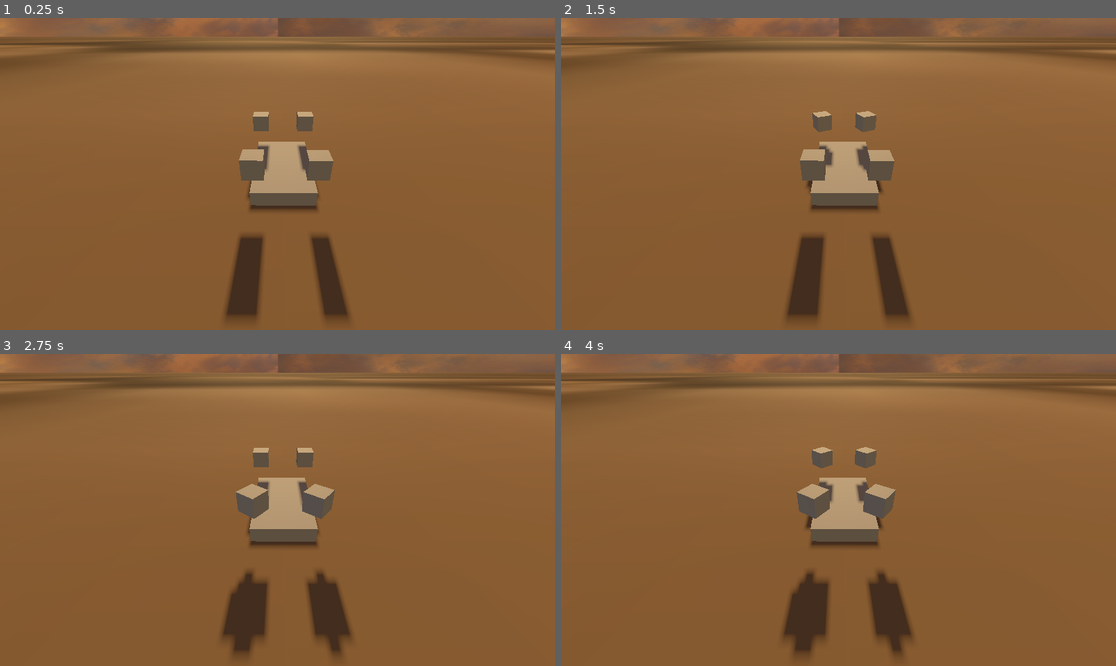
Above: before the commit, frames 1-4 (two rows, left to right).
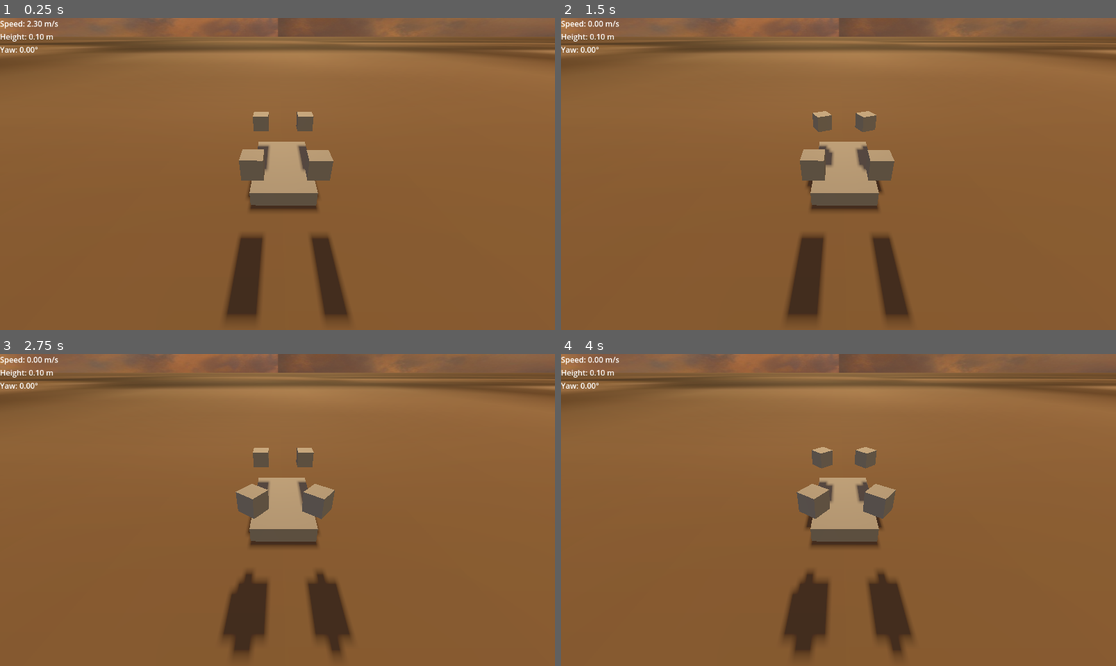
Above: after the commit, the same moments.

Repository: NuggetsWithTea/BeefyDrone
Game: Godot game, scene res://scenes/WindEnv.tscn
Two runs of this game, one before a commit and one after it. Both use one fixed random seed, a clock stepped at 60 frames per second and the inputs below.
Inputs:
- Up to frame 1 (0.25 s): no input
- Up to frame 2 (1.5 s): hold Up (forward) 0.53-1.28 s; tap Delete (stop) at 0.6, 1.35 s; tap Enter at 1.25 s; hold Down (backward) from 1.28 s (still down)
- Up to frame 3 (2.75 s): tap Space (up) at 2 s; release Down (backward) at 2.03 s; hold Up (forward) from 2.03 s (still down); tap Delete (stop) at 2.1 s
- Up to frame 4 (4 s): tap Delete (stop) at 2.85, 3.6 s; tap Enter at 3.5 s; release Up (forward) at 3.53 s; hold Down (backward) from 3.53 s (still down)

The runs differ from the first frame. In frame 1, 0.3% of the frame differs, in the area x 0-11%, y 0-12%; in frame 2, 0.3%; in frame 3, 0.3%; in frame 4, 0.3%.

Commit message:
GUI added

Diff:
--- a/project.godot
+++ b/project.godot
@@ -12,7 +12,7 @@
 
 config/name="WindEnv"
 run/main_scene="res://scenes/WindEnv.tscn"
-config/features=PackedStringArray("4.2", "Forward Plus")
+config/features=PackedStringArray("4.4", "Forward Plus")
 
 [filesystem]
 
@@ -22,42 +22,42 @@
 
 up={
 "deadzone": 0.5,
-"events": [Object(InputEventKey,"resource_local_to_scene":fa …(171 unchanged characters)… keycode":32,"key_label":0,"unicode":32,"echo":false,"script":null)
+"events": [Object(InputEventKey,"resource_local_to_scene":fa …(171 unchanged characters)… keycode":32,"key_label":0,"unicode":32,"location":0,"echo":false,"script":null)
 ]
 }
 down={
 "deadzone": 0.5,
-"events": [Object(InputEventKey,"resource_local_to_scene":fa …(175 unchanged characters)… ode":4194326,"key_label":0,"unicode":0,"echo":false,"script":null)
-, Object(InputEventKey,"resource_local_to_scene":false,"reso …(166 unchanged characters)… ode":4194328,"key_label":0,"unicode":0,"echo":false,"script":null)
+"events": [Object(InputEventKey,"resource_local_to_scene":fa …(175 unchanged characters)… ode":4194326,"key_label":0,"unicode":0,"location":0,"echo":false,"script":null)
+, Object(InputEventKey,"resource_local_to_scene":false,"reso …(166 unchanged characters)… ode":4194328,"key_label":0,"unicode":0,"location":0,"echo":false,"script":null)
 ]
 }
 left={
 "deadzone": 0.5,
-"events": [Object(InputEventKey,"resource_local_to_scene":fa …(175 unchanged characters)… ode":4194319,"key_label":0,"unicode":0,"echo":false,"script":null)
-, Object(InputEventKey,"resource_local_to_scene":false,"reso …(162 unchanged characters)… keycode":65,"key_label":0,"unicode":97,"echo":false,"script":null)
+"events": [Object(InputEventKey,"resource_local_to_scene":fa …(175 unchanged characters)… ode":4194319,"key_label":0,"unicode":0,"location":0,"echo":false,"script":null)
+, Object(InputEventKey,"resource_local_to_scene":false,"reso …(162 unchanged characters)… keycode":65,"key_label":0,"unicode":97,"location":0,"echo":false,"script":null)
 ]
 }
 right={
 "deadzone": 0.5,
-"events": [Object(InputEventKey,"resource_local_to_scene":fa …(175 unchanged characters)… ode":4194321,"key_label":0,"unicode":0,"echo":false,"script":null)
-, Object(InputEventKey,"resource_local_to_scene":false,"reso …(163 unchanged characters)… eycode":68,"key_label":0,"unicode":100,"echo":false,"script":null)
+"events": [Object(InputEventKey,"resource_local_to_scene":fa …(175 unchanged characters)… ode":4194321,"key_label":0,"unicode":0,"location":0,"echo":false,"script":null)
+, Object(InputEventKey,"resource_local_to_scene":false,"reso …(163 unchanged characters)… eycode":68,"key_label":0,"unicode":100,"location":0,"echo":false,"script":null)
 ]
 }
 forward={
 "deadzone": 0.5,
-"events": [Object(InputEventKey,"resource_local_to_scene":fa …(175 unchanged characters)… ode":4194320,"key_label":0,"unicode":0,"echo":false,"script":null)
-, Object(InputEventKey,"resource_local_to_scene":false,"reso …(163 unchanged characters)… eycode":87,"key_label":0,"unicode":119,"echo":false,"script":null)
+"events": [Object(InputEventKey,"resource_local_to_scene":fa …(175 unchanged characters)… ode":4194320,"key_label":0,"unicode":0,"location":0,"echo":false,"script":null)
+, Object(InputEventKey,"resource_local_to_scene":false,"reso …(163 unchanged characters)… eycode":87,"key_label":0,"unicode":119,"location":0,"echo":false,"script":null)
 ]
 }
 backward={
 "deadzone": 0.5,
-"events": [Object(InputEventKey,"resource_local_to_scene":fa …(175 unchanged characters)… ode":4194322,"key_label":0,"unicode":0,"echo":false,"script":null)
-, Object(InputEventKey,"resource_local_to_scene":false,"reso …(163 unchanged characters)… eycode":83,"key_label":0,"unicode":115,"echo":false,"script":null)
+"events": [Object(InputEventKey,"resource_local_to_scene":fa …(175 unchanged characters)… ode":4194322,"key_label":0,"unicode":0,"location":0,"echo":false,"script":null)
+, Object(InputEventKey,"resource_local_to_scene":false,"reso …(163 unchanged characters)… eycode":83,"key_label":0,"unicode":115,"location":0,"echo":false,"script":null)
 ]
 }
 stop={
 "deadzone": 0.5,
-"events": [Object(InputEventKey,"resource_local_to_scene":fa …(175 unchanged characters)… ode":4194312,"key_label":0,"unicode":0,"echo":false,"script":null)
+"events": [Object(InputEventKey,"resource_local_to_scene":fa …(175 unchanged characters)… ode":4194312,"key_label":0,"unicode":0,"location":0,"echo":false,"script":null)
 ]
 }
 
--- a/scenes/WindEnv.tscn
+++ b/scenes/WindEnv.tscn
@@ -1,10 +1,11 @@
-[gd_scene load_steps=13 format=3 uid="uid://bpuegyt40rap5"]
+[gd_scene load_steps=14 format=3 uid="uid://bpuegyt40rap5"]
 
-[ext_resource type="Script" path="res://scripts/WindController.gd" id="1_h7g0s"]
+[ext_resource type="Script" uid="uid://wmtuelrj6dld" path="res://scripts/WindController.gd" id="1_h7g0s"]
 [ext_resource type="PackedScene" uid="uid://c6p6nf4nw2g1w" path="res://scenes/Drone.tscn" id="2_0w3p5"]
 [ext_resource type="Texture2D" uid="uid://dy8sn74ld8avx" path="res://assets/dirty road surface pixelart texture_0.png" id="3_fp3mi"]
-[ext_resource type="Script" path="res://scripts/camera_3d.gd" id="3_nixo6"]
+[ext_resource type="Script" uid="uid://be5wtls3jcxlp" path="res://scripts/camera_3d.gd" id="3_nixo6"]
 [ext_resource type="Texture2D" uid="uid://bfbbwh87u8wlr" path="res://assets/panorama venyl impressionistic sky width= 1440 height= 1440_0.png" id="4_gx5s4"]
+[ext_resource type="Script" uid="uid://qtq7w0h3mifd" path="res://scenes/gui.gd" id="6_5jd8f"]
 
 [sub_resource type="QuadMesh" id="QuadMesh_2cei1"]
 
@@ -65,3 +66,19 @@
 
 [node name="WorldEnvironment" type="WorldEnvironment" parent="."]
 environment = SubResource("Environment_led7t")
+
+[node name="GUI" type="CanvasLayer" parent="."]
+script = ExtResource("6_5jd8f")
+
+[node name="VBoxContainer" type="VBoxContainer" parent="GUI"]
+offset_right = 40.0
+offset_bottom = 40.0
+
+[node name="Label_Speed" type="Label" parent="GUI/VBoxContainer"]
+layout_mode = 2
+
+[node name="Label_Height" type="Label" parent="GUI/VBoxContainer"]
+layout_mode = 2
+
+[node name="Label_Yaw" type="Label" parent="GUI/VBoxContainer"]
+layout_mode = 2
--- /dev/null
+++ b/scenes/force_visualizer.gd
@@ -0,0 +1,34 @@
+extends MeshInstance3D
+
+@onready var drone = get_parent() as RigidBody3D
+
+func _process(delta):
+	if !drone:
+		return
+
+	var mesh = ImmediateMesh.new()
+	mesh.clear_surfaces()
+	mesh.surface_begin(Mesh.PRIMITIVE_LINES)
+
+	# Draw drag force (Red)
+	draw_arrow(mesh, Vector3.ZERO, drone.CURRENT_DRAG * 10, Color.RED)
+
+	# Draw wind force (Blue)
+	draw_arrow(mesh, Vector3.ZERO, drone.Current_WIND_FORCE * 10, Color.BLUE)
+
+	# Draw lift force from propellers (Green)
+	var total_lift = Vector3.ZERO
+	for prop in drone.propellers:
+		total_lift += prop.CURRENT_APPLIED_FORCE
+
+	draw_arrow(mesh, Vector3.ZERO, total_lift * 10, Color.GREEN)
+
+	mesh.surface_end()
+
+	# ✅ Use set_mesh() instead of mesh_override
+	set_mesh(mesh)
+
+func draw_arrow(mesh, start: Vector3, end: Vector3, color: Color):
+	mesh.surface_set_color(color)
+	mesh.surface_add_vertex(start)
+	mesh.surface_add_vertex(end)
--- /dev/null
+++ b/scenes/gui.gd
@@ -0,0 +1,24 @@
+extends CanvasLayer
+
+@onready var label_height = $VBoxContainer/Label_Height
+@onready var label_yaw = $VBoxContainer/Label_Yaw
+@onready var label_speed = $VBoxContainer/Label_Speed
+@onready var drone = $"../Drone"
+
+
+# Called every frame. 'delta' is the elapsed time since the previous frame.
+func _process(delta):
+	# Update the labels with the relevant data
+	update_hud()
+
+func update_hud():
+	# Update height (altitude)
+	label_height.text = "Height: %.2f m" % drone.CURRENT_ALTITUDE
+
+	# Update yaw (rotation around the Y-axis, in degrees)
+	var yaw = drone.global_rotation.y
+	label_yaw.text = "Yaw: %.2f°" % rad_to_deg(yaw)
+
+	# Update speed (linear velocity)
+	var speed = drone.linear_velocity.length()
+	label_speed.text = "Speed: %.2f m/s" % speed
Not shown: 1 places in scenes/Drone.tscn that only renumber resources
Not shown: 1 places in scenes/Propeller.tscn that only renumber resources
Not shown, added: scenes/force_visualizer.gd.uid
Not shown, added: scenes/gui.gd.uid
Not shown, added: scripts/Drone.gd.uid
Not shown, added: scripts/Propeller.gd.uid
Not shown, added: scripts/WindController.gd.uid
Not shown, added: scripts/camera_3d.gd.uid
